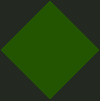
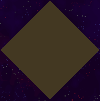
Two versions of the same layered image (100 x 101). Layer-by-layer changes:
painted on "toggle_planet_mask" over [0, 0, 100, 101]
added layer "background" in group "frameless" over [0, 0, 100, 101]
